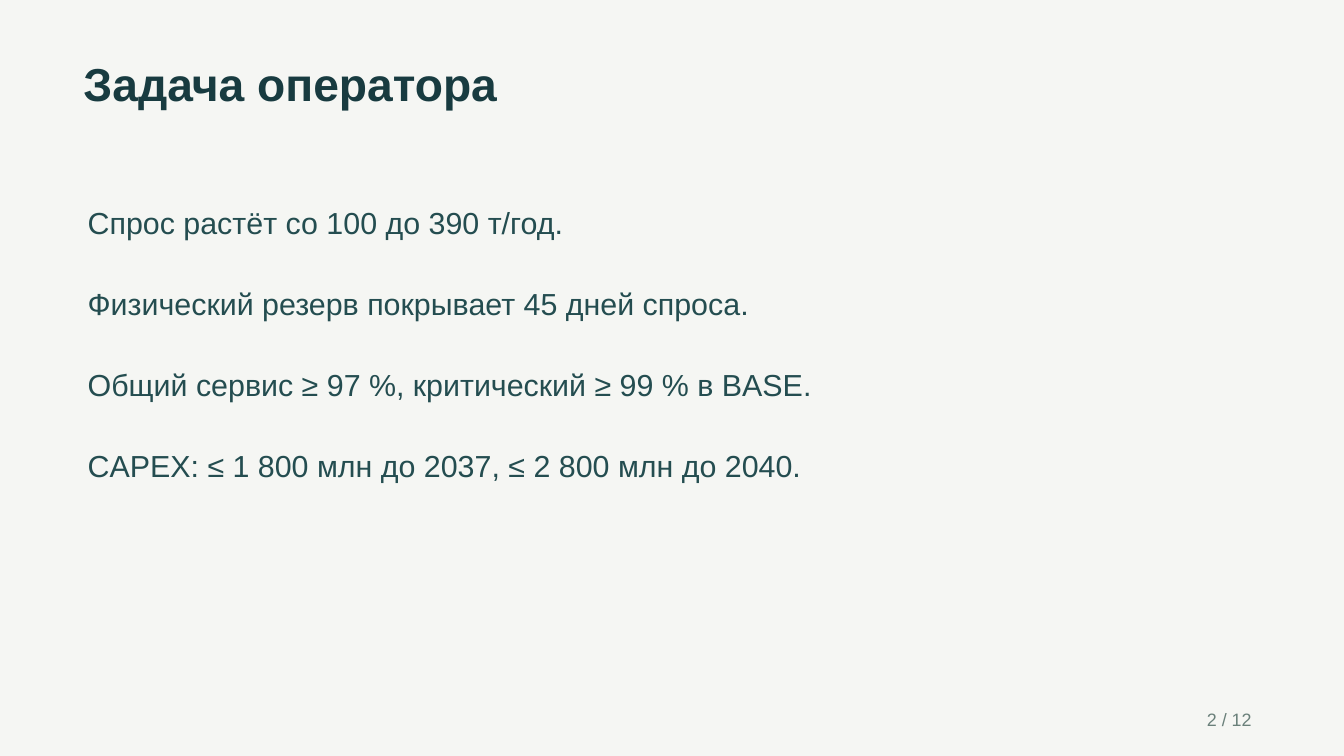
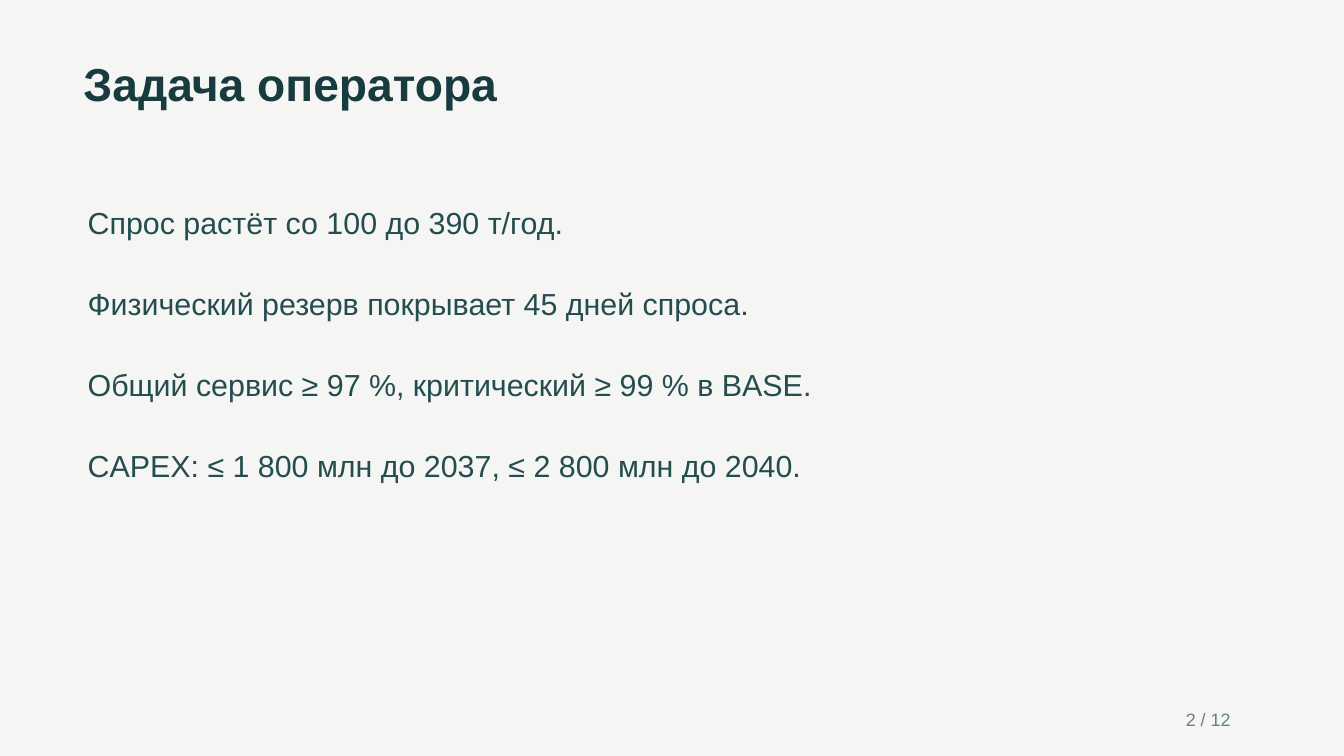
Before and after one commit to pmixay/hackathon-1809, a slide deck: slide 2 of docs/presentation/TerraPlan.pptx. Drawn at 1344x756 pixels with LibreOffice and Linux fonts; fonts in the diff are those of the drawing. Boxes give left, top, right and bottom in pixels: in the first picture for what was removed or moved away, otherwise in the second. Text is boxed around its words. In the diff, an @@ line names an element or a change of style, - is before the commit and + after.

Commit message:
R4: align UI and presentation with selected P2z strategy

```diff
--- a/docs/presentation/TerraPlan.pptx
+++ b/docs/presentation/TerraPlan.pptx
@@ text "2 / 12" moved from (x1=1207, y1=713, x2=1252, y2=726) to (x1=1186, y1=713, x2=1231, y2=726) @@
```
Also in this commit, not shown: 11 other slides changed, 10 other files.
